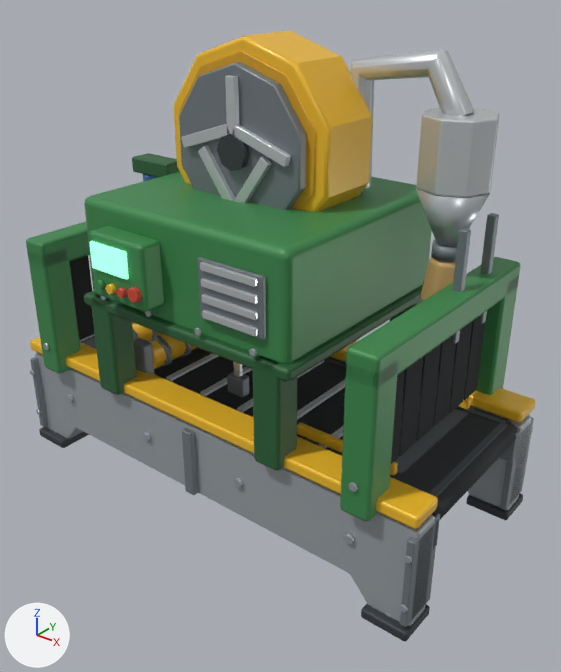
What one commit did to the glTF model fieldworks-machines/models/fw_sawmill.glb.
Both versions are drawn from a 50 mm lens placed at (2.24, -2.67, 2.47), pointed at (0.16, -0.06, 0.86). Arrows for +X, +Y and +Z are at lower left; the lights stay in place. The first picture is the older version. Where no turn or scale is listed for an object, it has been applied to the vertices.

The scene before the commit, as lines of its bpy script (objects in view):
```python
me_cone_001 = bpy.data.meshes.new('Cone.001')
me_cone_001.from_pydata(...)  # 84 vertices, 164 faces; spans x -0.092..0.092, y -0.098..0.098, z -0.11..0.11
me_cone_001.materials.append(mat_c9a46a)  # orange #c9a46a
me_cube_046 = bpy.data.meshes.new('Cube.046')
me_cube_046.from_pydata(...)  # 56 vertices, 108 faces; spans x 0.88..1.02, y -0.61..0.61, z 1.1..1.24
me_cube_046.materials.append(mat_3f8a4f)  # green #3f8a4f
me_cube_050 = bpy.data.meshes.new('Cube.050')
me_cube_050.from_pydata(...)  # 56 vertices, 108 faces; spans x 0.944..0.956, y 0.01..0.14, z 0.63..1.13
me_cube_050.materials.append(mat_rubber)  # black #26292c
ob_block_046 = bpy.data.objects.new('block.046', me_cube_046)
ob_block_046.location = (0.0, 0.0, 0.0)
ob_block_050 = bpy.data.objects.new('block.050', me_cube_050)
ob_block_050.location = (0.0, 0.0, 0.0)
ob_cyl_034 = bpy.data.objects.new('cyl.034', me_cone_001)
ob_cyl_034.location = (0.82, 0.25, 1.21)
# also in view: 'block.006' at (1.1, -0.48, 0.03); 'block.073' at (-0.25, -0.62, 1.27); 'pipe' at (0.58, 0.25, 1.85); 'block.035' at (-0.95, -0.53, 0.86); 'block.067' at (0.0, 0.0, 1.02)
```
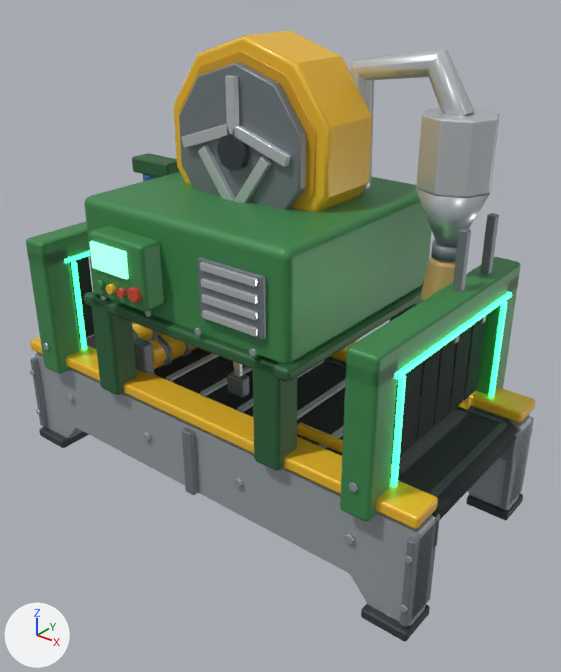
What differs and where, as boxes (x1, y1, x2, y2) in the pictures (561 x 672 px):
'led.005', added
    after: (394, 292, 512, 380)
'led.006', added (green)
    after: (390, 375, 406, 488)
'led.007', added (green)
    after: (489, 301, 507, 398)
'led.002', added (green)
    after: (71, 261, 87, 350)
'led.001', added
    after: (64, 251, 90, 263)

The change in detail:
Material '#39f08a_e' (mat_39f08a_e) is new.
Its base color is (0.0409, 0.871, 0.254) (green #39f08a).
Its roughness is 0.4.
Its emission color is (0.047, 1.0, 0.292) (green #3dff93).
Its emission strength is 2.788.
Mesh me_cube_054_1 is new.
It is a box spanning x 1.016..1.036, y 0.43..0.45, z 0.58..1.1.
It uses material mat_39f08a_e (green #39f08a, glowing green #3dff93).
Mesh me_cube_053_1 is new.
It is a box spanning x 1.016..1.036, y -0.45..-0.43, z 0.58..1.1.
It uses material mat_39f08a_e (green #39f08a, glowing green #3dff93).
Mesh me_cube_052_1 is new.
It is a box spanning x 1.016..1.036, y -0.49..0.49, z 1.11..1.13.
It uses material mat_39f08a_e (green #39f08a, glowing green #3dff93).
Mesh me_cube_040_1 is new.
It is a box spanning x -0.884..-0.864, y -0.45..-0.43, z 0.58..1.1.
It uses material mat_39f08a_e (green #39f08a, glowing green #3dff93).
Mesh me_cube_039_1 is new.
It is a box spanning x -0.884..-0.864, y -0.49..0.49, z 1.11..1.13.
It uses material mat_39f08a_e (green #39f08a, glowing green #3dff93).
Object 'led.007' (ob_led_007) is new; it shows me_cube_054_1.
Its location is (0.0, 0.0, 0.0).
Object 'led.006' (ob_led_006) is new; it shows me_cube_053_1.
Its location is (0.0, 0.0, 0.0).
Object 'led.005' (ob_led_005) is new; it shows me_cube_052_1.
Its location is (0.0, 0.0, 0.0).
Object 'led.002' (ob_led_002) is new; it shows me_cube_040_1.
Its location is (0.0, 0.0, 0.0).
Object 'led.001' (ob_led_001) is new; it shows me_cube_039_1.
Its location is (0.0, 0.0, 0.0).
